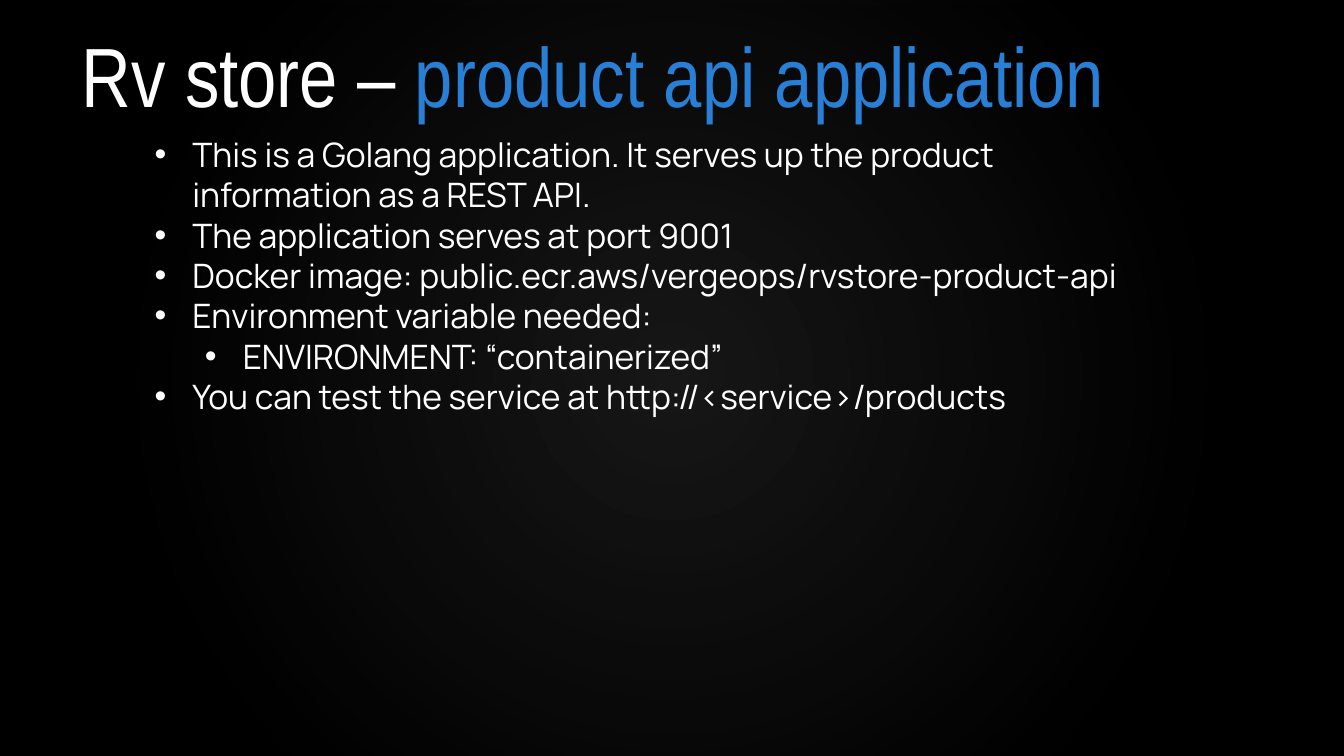
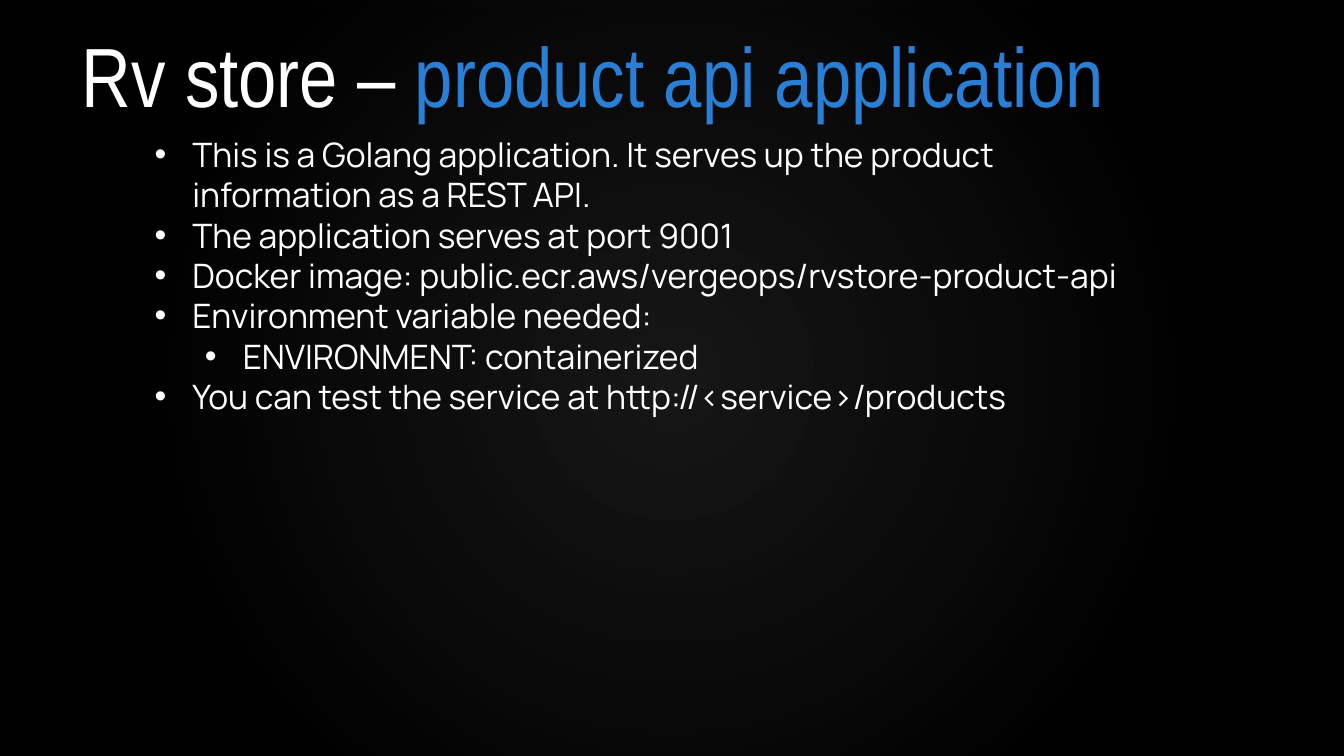
Before and after one commit to VergeOps/k8s-rvstore, a slide deck: slide 8 of rvstore_hackathon/Docker-RV Store Hackathon.pptx. Drawn at 1344x756 pixels with LibreOffice and Linux fonts; fonts in the diff are those of the drawing; background and template pictures are left out. Boxes give left, top, right and bottom in pixels: in the first picture for what was removed or moved away, otherwise in the second. Text is boxed around its words. In the diff, an @@ line names an element or a change of style, - is before the commit and + after.

```diff
--- a/rvstore_hackathon/Docker-RV Store Hackathon.pptx
+++ b/rvstore_hackathon/Docker-RV Store Hackathon.pptx
@@ text at [243, 344, 698, 370]: text changed @@
-  • ENVIRONMENT: “containerized”
+  • ENVIRONMENT: containerized
```
Also in this commit, not shown: 1 other slide changed, 31 other files.
